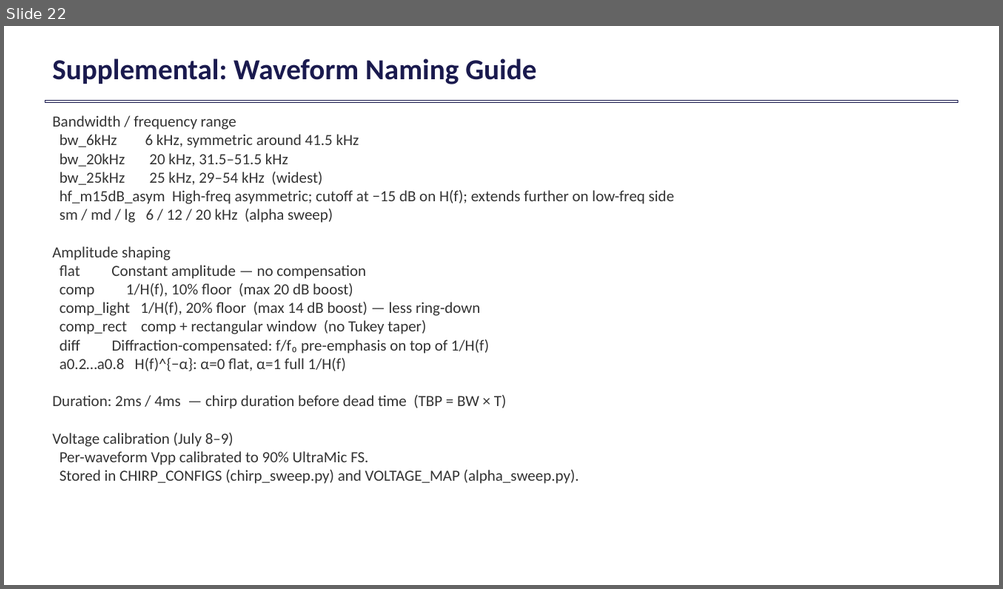
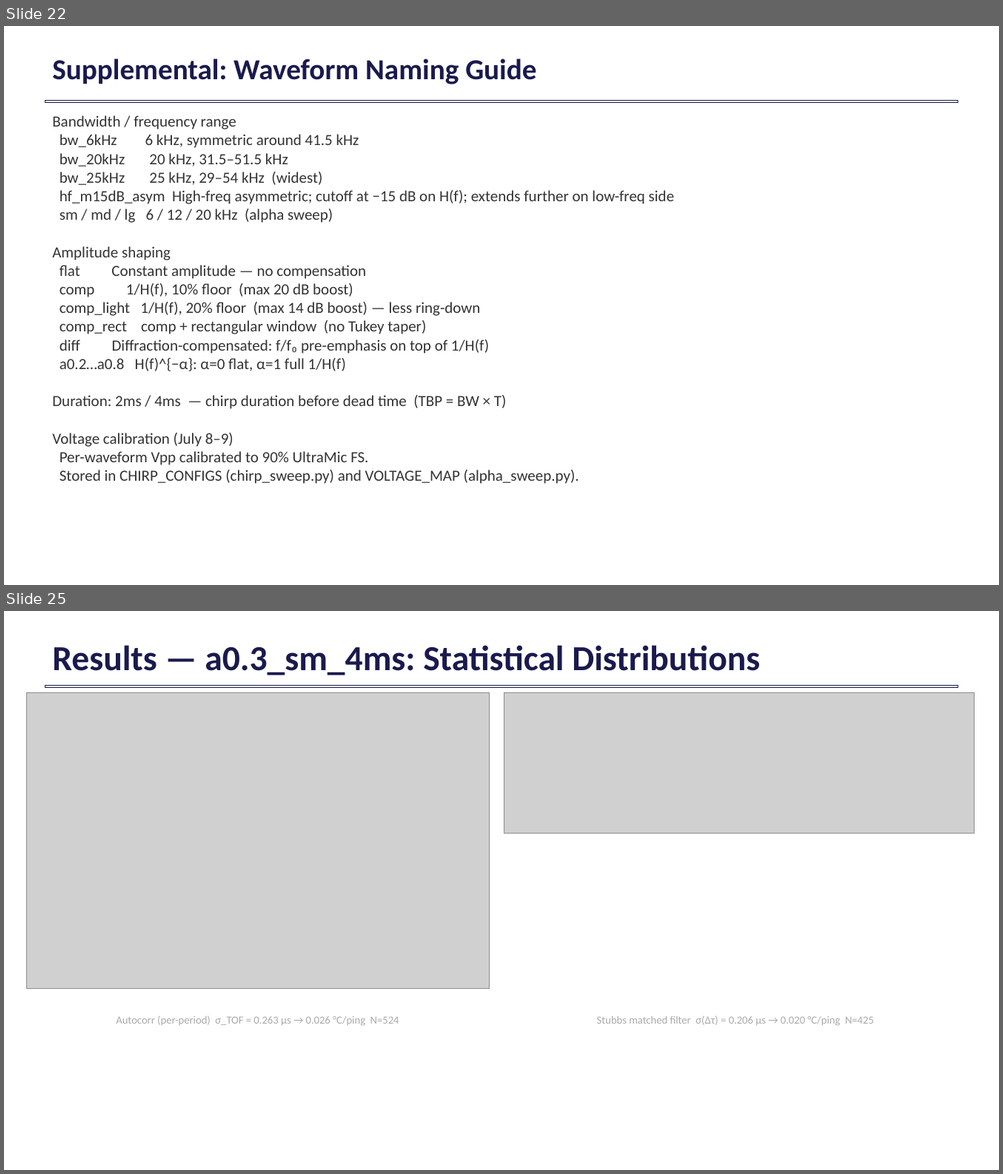
Before and after one commit to cyrusurheim29/batping, a slide deck: siglent_project/BATPING_presentation_July2026.pptx. Shown one above the other, each under a label of ours: slide 22 before the commit, slides 22 and 25 after it; the slides between them are not shown. The pictures are 1003x589 and 1003x1174 pixels, drawn with LibreOffice and Linux fonts; fonts in the diff are those of the drawing; grey boxes stand for pictures. Boxes give left, top, right and bottom in pixels: in the first picture for what was removed or moved away, otherwise in the second. Text is boxed around its words. In the diff, an @@ line names an element or a change of style, - is before the commit and + after.

```diff
--- a/siglent_project/BATPING_presentation_July2026.pptx
+++ b/siglent_project/BATPING_presentation_July2026.pptx
@@ slide 25 added at [4, 611, 999, 1170], background #FFFFFF @@
@@ text added at [52, 645, 760, 675], 34 pt, text #1A1A4E, bold @@
+Results — a0.3_sm_4ms: Statistical Distributions
@@ picture added at [26, 693, 489, 988] @@
@@ rectangle added at [45, 686, 958, 688], outline #1A1A4E 0.75 pt @@
@@ picture added at [504, 693, 974, 834] @@
@@ text added at [116, 1016, 399, 1026], 10.5 pt, text #AAAAAA @@
+Autocorr (per-period) σ_TOF = 0.263 μs → 0.026 °C/ping N=524
@@ text added at [597, 1016, 874, 1026], 10.5 pt, text #AAAAAA @@
+Stubbs matched filter σ(Δτ) = 0.206 μs → 0.020 °C/ping N=425
```
Also in this commit, not shown: 5 other slides added.
